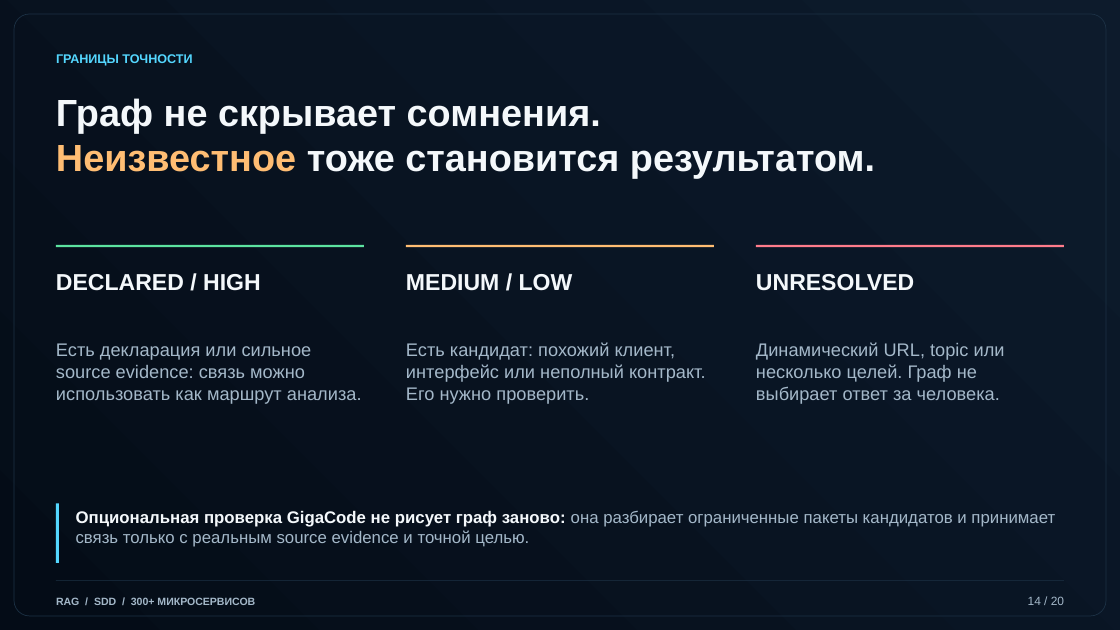
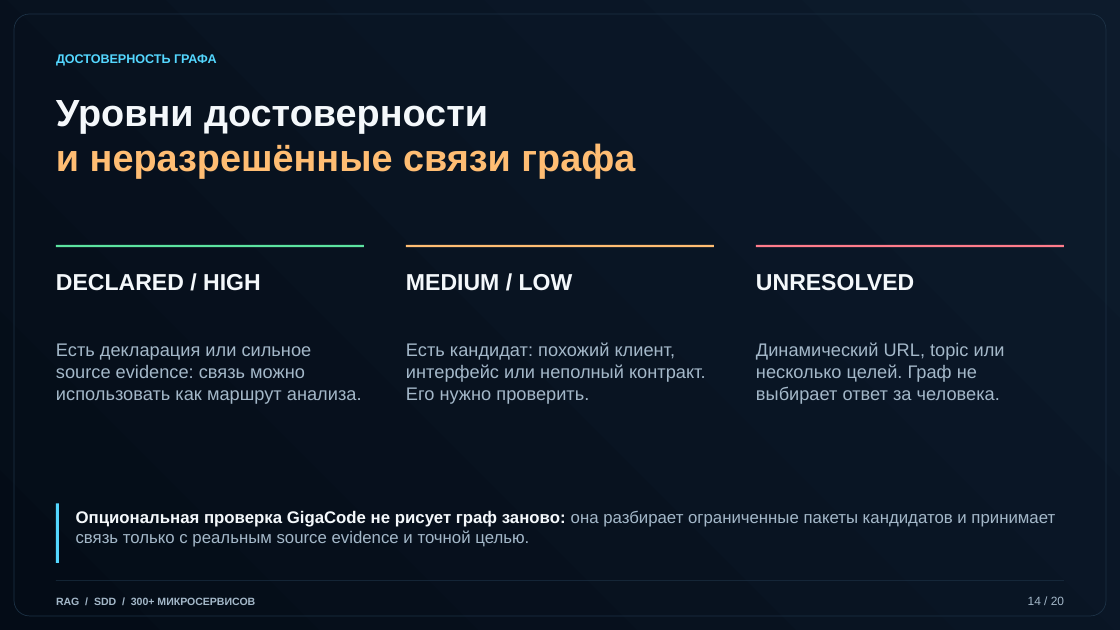
Before and after one commit to arptra/kb-rag-mcp, a slide deck: slide 14 of docs/corporate-rag-presentation.pptx. Drawn at 1120x630 pixels with LibreOffice and Linux fonts; fonts in the diff are those of the drawing. Boxes give left, top, right and bottom in pixels: in the first picture for what was removed or moved away, otherwise in the second. Text is boxed around its words. In the diff, an @@ line names an element or a change of style, - is before the commit and + after.

```diff
--- a/docs/corporate-rag-presentation.pptx
+++ b/docs/corporate-rag-presentation.pptx
@@ text at <box>56,54,217,66</box>: text changed @@
-ГРАНИЦЫ ТОЧНОСТИ
+ДОСТОВЕРНОСТЬ ГРАФА
@@ text at <box>56,100,635,178</box>: text changed; text colour #F4F8FB to #FFBD73 @@
-Граф не скрывает сомнения.
-Неизвестное тоже становится результатом.
+Уровни достоверности
+и неразрешённые связи графа
```
Also in this commit, not shown: 19 other slides changed.
